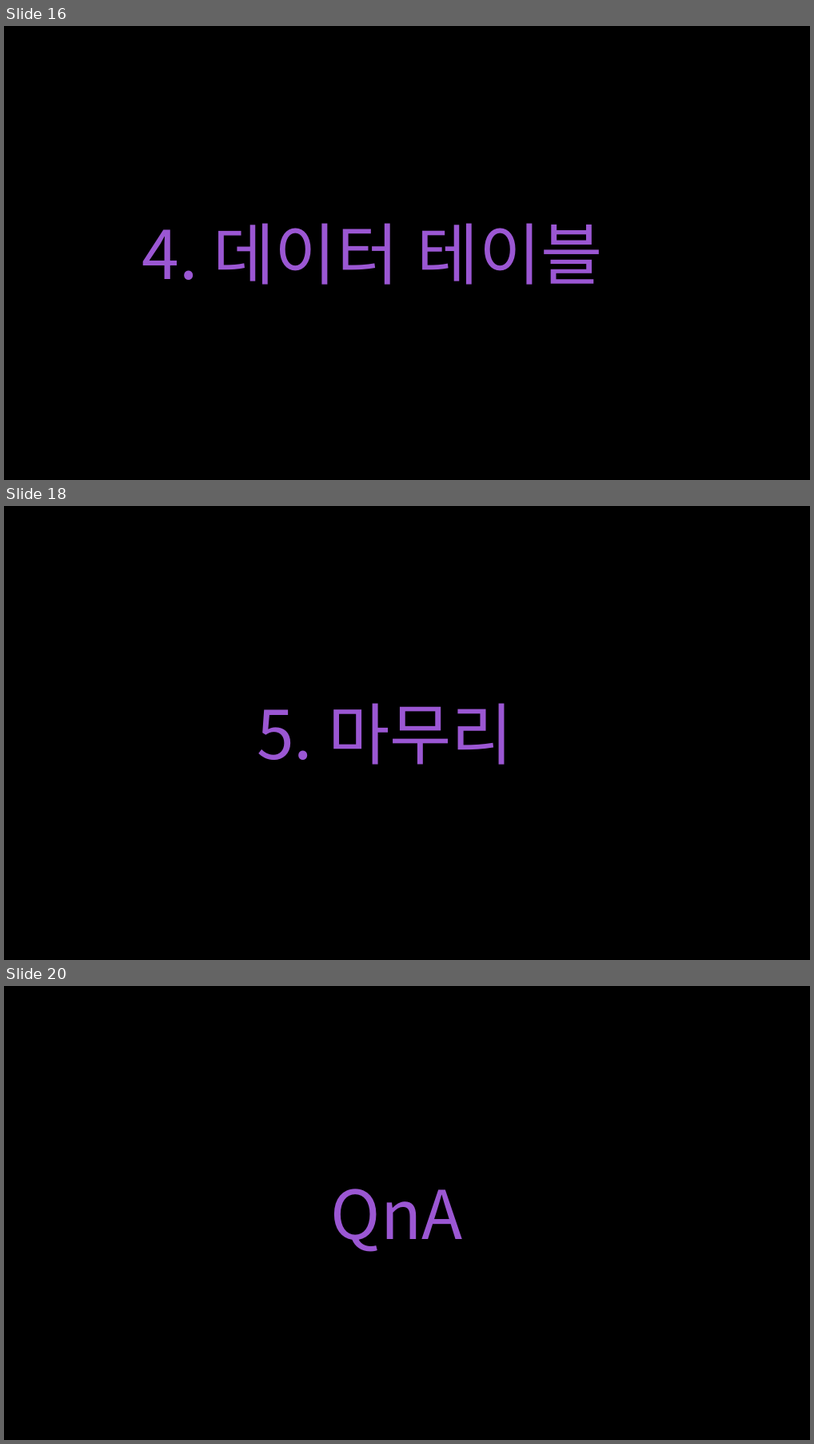
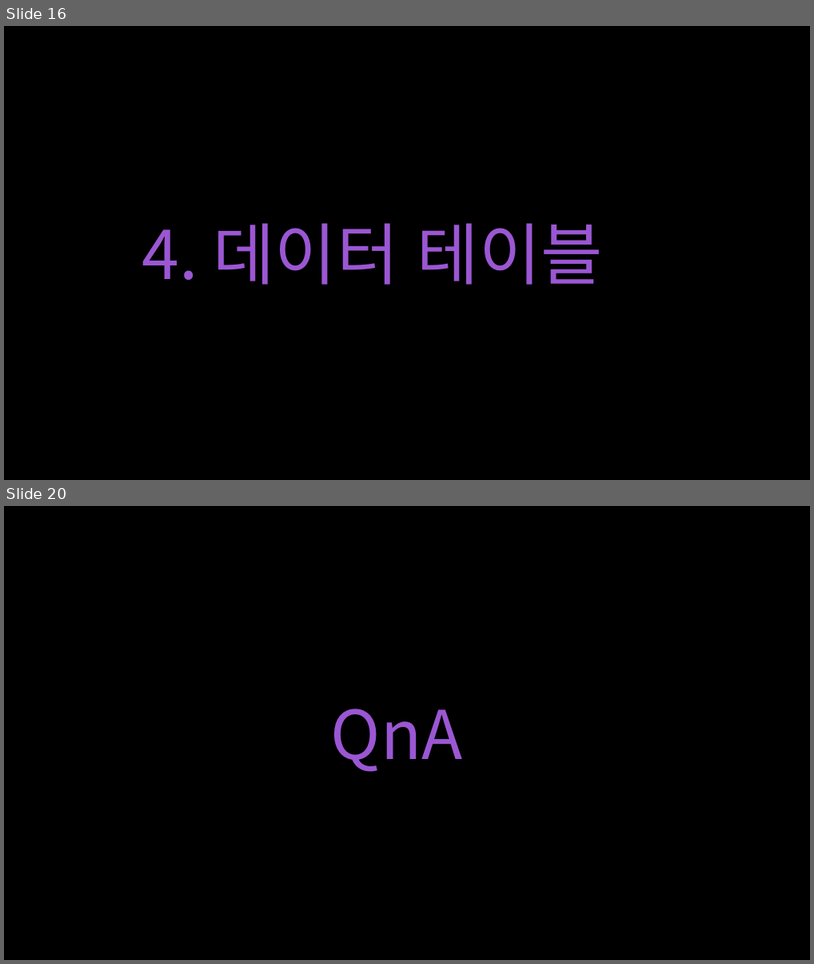
Before and after one commit to neoyeon/leeSeoYeon, a slide deck: 게임제작1_01_3조.pptx. Shown one above the other, each under a label of ours: slides 16, 18 and 20 before the commit, slides 16 and 20 after it; the slides between them are not shown. The pictures are 814x1444 and 814x964 pixels, drawn with LibreOffice and Linux fonts; fonts in the diff are those of the drawing. Boxes give left, top, right and bottom in pixels: in the first picture for what was removed or moved away, otherwise in the second. Text is boxed around its words. In the diff, an @@ line names an element or a change of style, - is before the commit and + after.

```diff
--- a/게임제작1_01_3조.pptx
+++ b/게임제작1_01_3조.pptx
@@ slide 18 removed at (4, 506, 810, 960), background #000000 @@
@@ text removed at (257, 703, 514, 764) @@
-5. 마무리
```
Also in this commit, not shown: 5 slides changed, 1 slide added.
